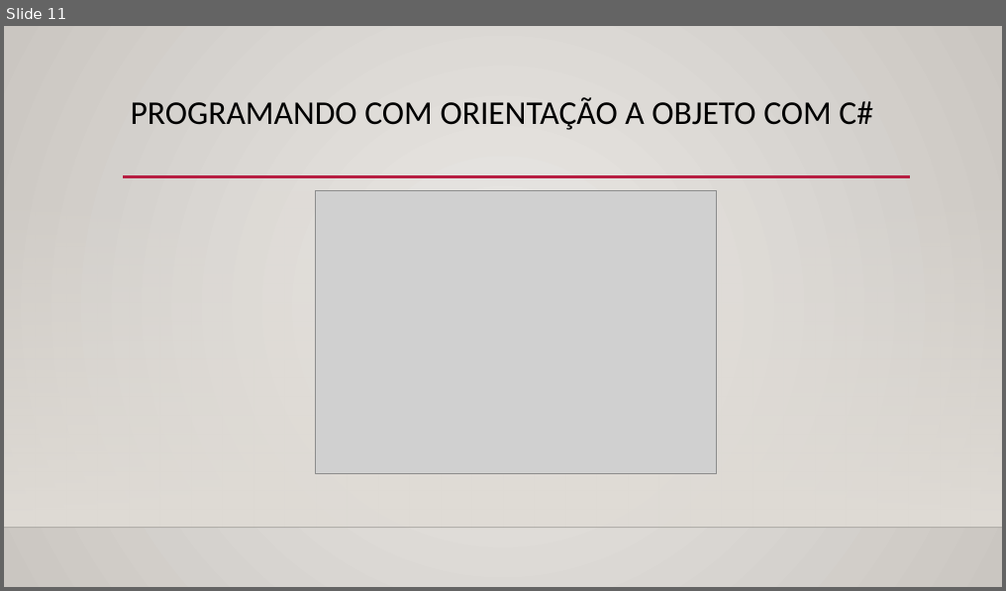
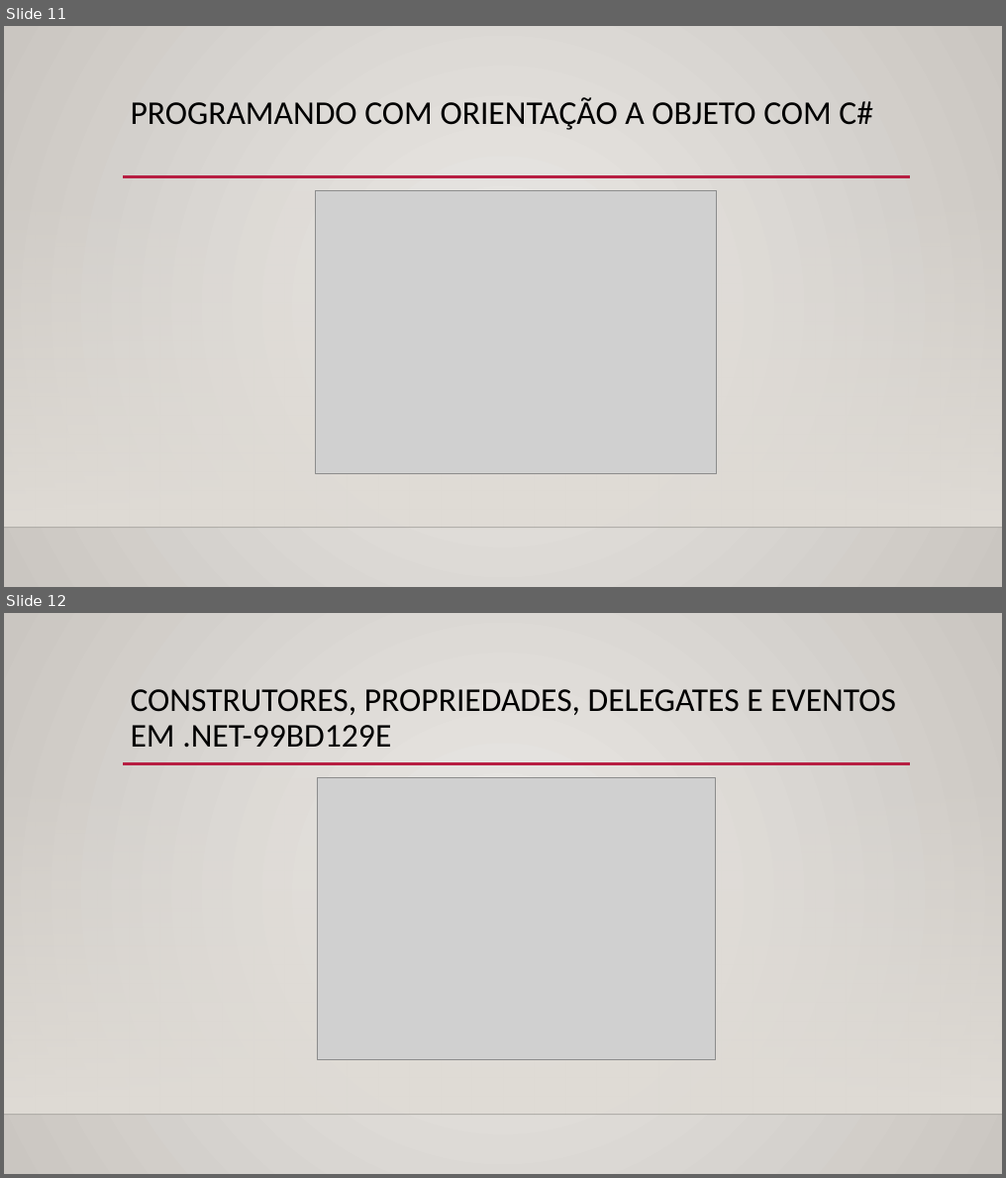
Before and after one commit to Rosem111/Evolu-o-na-DIO, a slide deck: Conquistas/Conquistas.pptx. Shown one above the other, each under a label of ours: slide 11 before the commit, slides 11 and 12 after it. The pictures are 1006x591 and 1006x1178 pixels, drawn with LibreOffice and Linux fonts; fonts in the diff are those of the drawing; grey boxes stand for pictures; background and template pictures are left out. Boxes give left, top, right and bottom in pixels: in the first picture for what was removed or moved away, otherwise in the second. Text is boxed around its words. In the diff, an @@ line names an element or a change of style, - is before the commit and + after.

Commit message:
Progresso Até o Atual Momento.

```diff
--- a/Conquistas/Conquistas.pptx
+++ b/Conquistas/Conquistas.pptx
@@ slide 12 added at [4, 613, 1002, 1174], background gradient #ECEAE7 to #CAC7C1; not listed: 3 template elements that a slide beside it also shows @@
@@ title added at [131, 689, 896, 748], 32 pt, text #000000 @@
+CONSTRUTORES, PROPRIEDADES, DELEGATES E EVENTOS EM .NET-99BD129E
@@ picture added at [317, 777, 715, 1059] @@
```
